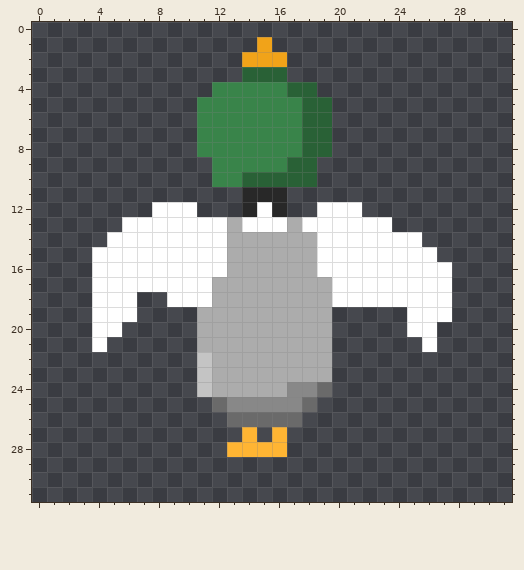
A pixel-art sprite gets an edit: art/currentFrame.png. This is how it looked before the edit.
The file is 32x32 pixels.
Now the later version:
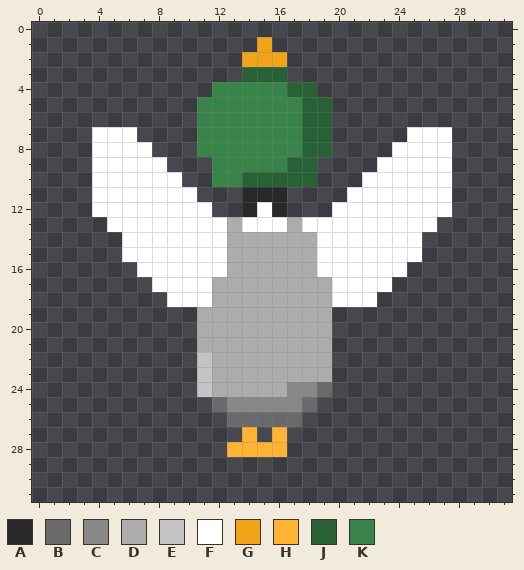
Palette (. is transparent): A #282828  B #6a6a6a  C #888888  D #acacac  E #c4c4c4  F #ffffff  G #f1a319  H #ffb533  J #296136  K #39844a
Changes in this commit:
Changed rows in their new state; - is an unchanged pixel.
first column x 4:
 7 FFF------------------FFF
 8 FFFF----------------FFFF
 9 FFFFF--------------FFFFF
10 FFFFFF------------FFFFFF
11 FFFFFFF----------FFFFFFF
12 FFFF---F-------.--FFFFFF
13 -F------------------FFF-
14 -.----------------------
15 ..--------------------.-
16 ...------------------...
17 ....----------------....
18 ...----------------.....
19 ...------------------...
20 ..-------------------..-
21 .---------------------.-
Pixel boxes of the changes (left, top, right, bottom) in both pictures:
changed: (92, 127, 212, 352)
changed: (317, 127, 452, 352)
